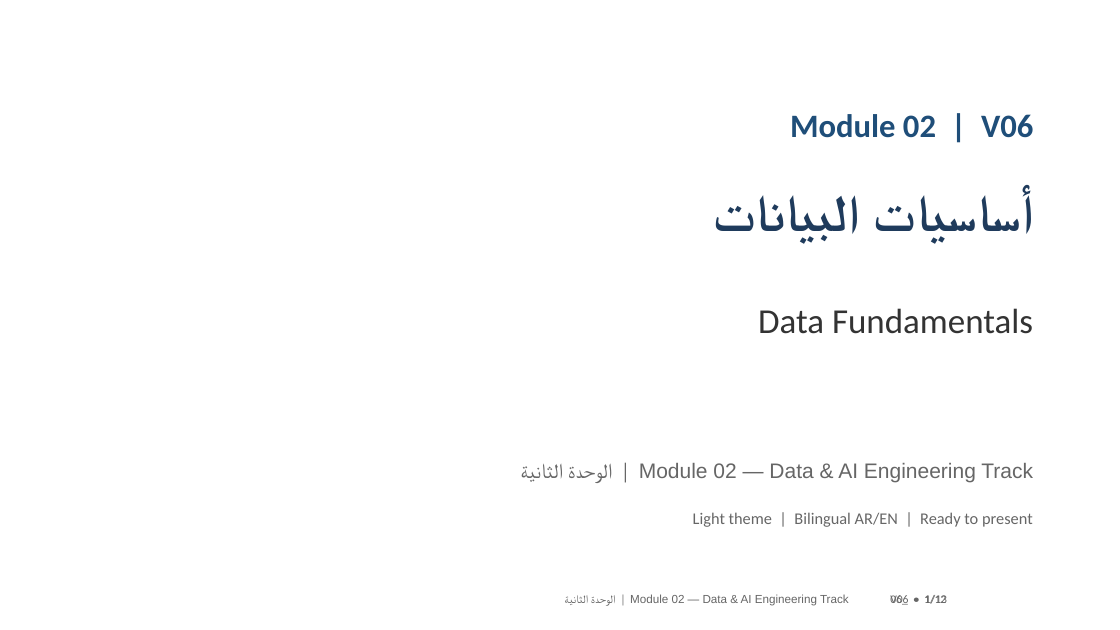
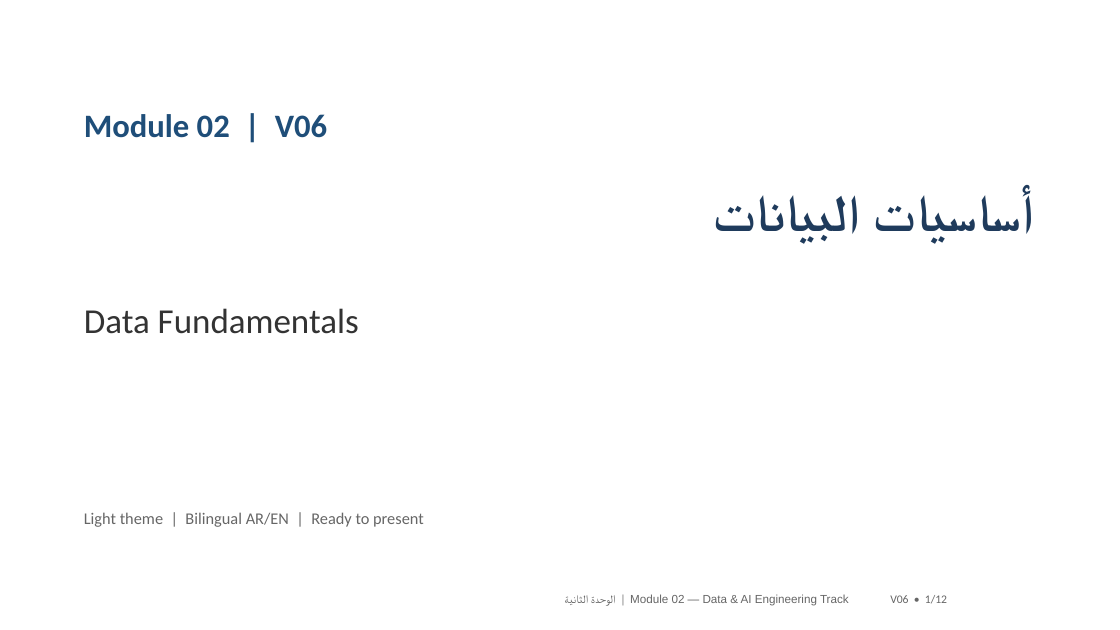
Before and after one commit to SAMeh-ZAGhloul/AI-Course, a slide deck: slide 1 of output/Module02_V06_Updated.pptx. Drawn at 1120x630 pixels with LibreOffice and Linux fonts; fonts in the diff are those of the drawing. Boxes give left, top, right and bottom in pixels: in the first picture for what was removed or moved away, otherwise in the second. Text is boxed around its words. In the diff, an @@ line names an element or a change of style, - is before the commit and + after.

Commit message:
fix: normalize generated module deck footers
Regenerates V06–V12 with one valid footer per slide and adds the V09 grounding visual to the standalone reference deck.

```diff
--- a/output/Module02_V06_Updated.pptx
+++ b/output/Module02_V06_Updated.pptx
@@ text removed at [591,463,1033,606] @@
-Module 02 — Data & AI Engineering Track | الوحدة الثانية
@@ alignment right to left in 3 elements at [84,114,327,138], [84,308,359,334], [84,512,424,527] @@
@@ text at [890,595,947,603]: text changed @@
-V06 • 1/13
+V06 • 1/12
@@ text removed at [890,595,946,605] @@
-06_ • 1/12
```
Also in this commit, not shown: 11 other slides changed, 10 other files.
